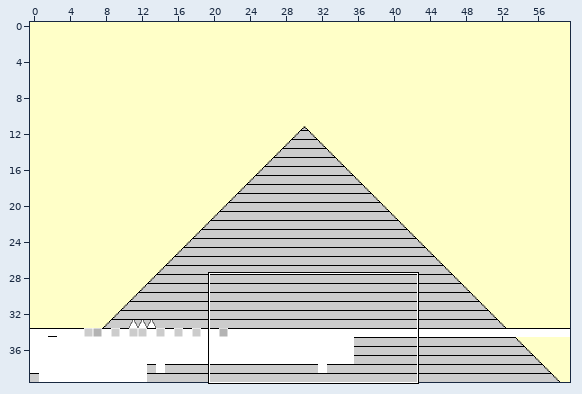
Tiled map, stored at KoboldKit/PlatformerDemo/Resources/Demo/DemoLevel01_Steffen.tmx. The picture above shows the old version from afar; the outline marks the close-up.
Close-up. Old version:
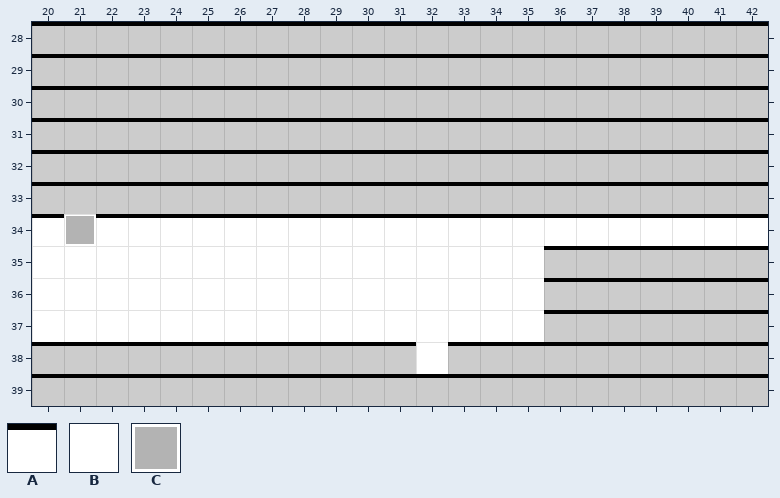
Cells are 16x16 px. Shown: x 20..42, y 28..39. The commit also changed other parts of the map, which this record leaves out.
Key: from "Tileset_Geometry_16x16": A 1, B 8, C 20.
_ is an empty cell.
Layers that did not change in this view are not listed.
Layer "mainlayer" before, first column x 20:
28 _______________________
29 _______________________
30 _______________________
31 _______________________
32 _______________________
33 _______________________
34 ACAAAAAAAAAAAAAAAAAAAAA
35 BBBBBBBBBBBBBBBB_______
36 BBBBBBBBBBBBBBBB_______
37 BBBBBBBBBBBBBBBB_______
38 ____________B__________
39 _______________________
The same view after the edit:
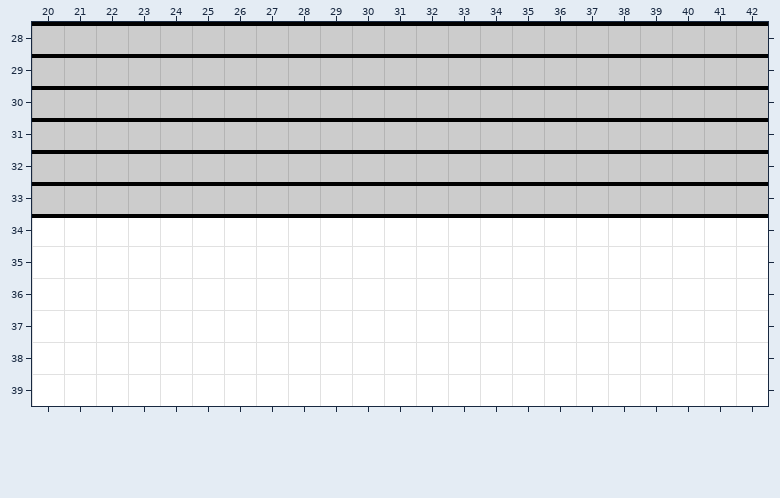
Change:
Layer "mainlayer":
Tile C gives way to tile A in row 34 at x 21.
The edit adds tile B in rows 35 to 37 at x 36 to 42; in row 38 at x 20 to 31 and 33 to 42; in row 39 at x 20 to 42.
